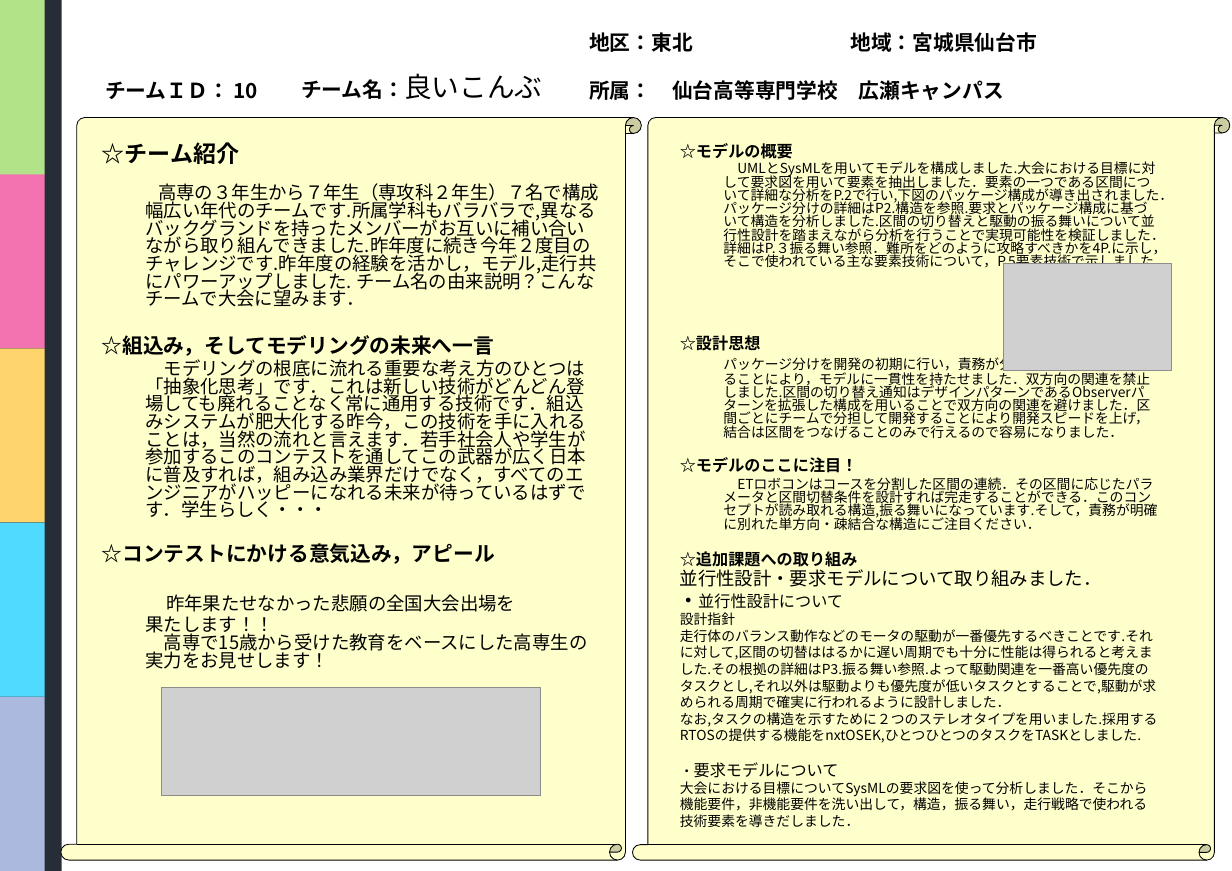
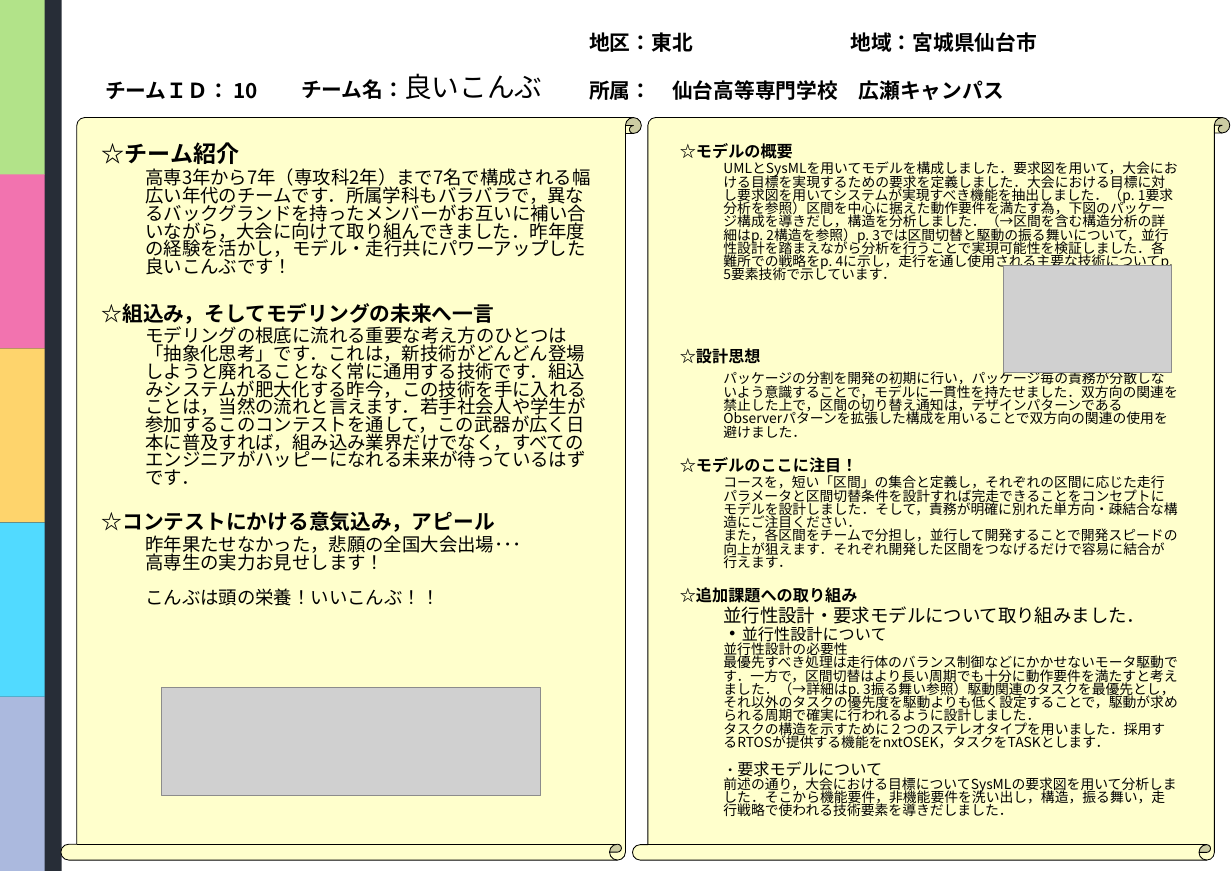
Before and after one commit to class-snct-rikitakelab/e-konbu2012, a slide deck: slide 1 of models/モデルシートHOMMAv3.pptx. Drawn at 1232x871 pixels with LibreOffice and Linux fonts; fonts in the diff are those of the drawing; grey boxes stand for pictures; background and template pictures are left out. Boxes give left, top, right and bottom in pixels: in the first picture for what was removed or moved away, otherwise in the second. Text is boxed around its words. In the diff, an @@ line names an element or a change of style, - is before the commit and + after.

```diff
--- a/models/モデルシートHOMMAv3.pptx
+++ b/models/モデルシートHOMMAv3.pptx
@@ text at (145,168,590,275): text changed @@
-高専の３年生から７年生（専攻科２年生）７名で構成幅広い年代のチームです.所属学科もバラバラで,異なるバックグランドを持ったメンバーがお互いに補い合いながら取り組んできました.昨年度に続き今年２度目のチャレンジです.昨年度の経験を活かし，モデル,走行共にパワーアップしました. チーム名の由来説明？こんなチームで大会に望みます．
+高専3年から7年（専攻科2年）まで7名で構成される幅広い年代のチームです．所属学科もバラバラで，異なるバックグランドを持ったメンバーがお互いに補い合いながら，大会に向けて取り組んできました．昨年度の経験を活かし，モデル・走行共にパワーアップした良いこんぶです！
@@ text at (723,161,1177,280): text changed @@
-UMLとSysMLを用いてモデルを構成しました.大会における目標に対して要求図を用いて要素を抽出しました．要素の一つである区間について詳細な分析をP.2で行い,下図のパッケージ構成が導き出されました．パッケージ分けの詳細はP2.構造を参照.要求とパッケージ構成に基づいて構造を分析しました.区間の切り替えと駆動の振る舞いについて並行性設計を踏まえながら分析を行うことで実現可能性を検証しました．詳細はP.３振る舞い参照．難所をどのように攻略すべきかを4P.に示し，そこで使われている主な要素技術について，P.5要素技術で示しました.
+UMLとSysMLを用いてモデルを構成しました．要求図を用いて，大会における目標を実現するための要求を定義しました．大会における目標に対し要求図を用いてシステムが実現すべき機能を抽出しました．（p. 1要求分析を参照）区間を中心に据えた動作要件を満たす為，下図のパッケージ構成を導きだし，構造を分析しました．（→区間を含む構造分析の詳細はp. 2構造を参照）p. 3では区間切替と駆動の振る舞いについて，並行性設計を踏まえながら分析を行うことで実現可能性を検証しました．各難所での戦略をp. 4に示し，走行を通し使用される主要な技術についてp. 5要素技術で示しています．
@@ text at (145,326,586,485): text changed @@
-モデリングの根底に流れる重要な考え方のひとつは「抽象化思考」です．これは新しい技術がどんどん登場しても廃れることなく常に通用する技術です．組込みシステムが肥大化する昨今，この技術を手に入れることは，当然の流れと言えます．若手社会人や学生が参加するこのコンテストを通してこの武器が広く日本に普及すれば，組み込み業界だけでなく，すべてのエンジニアがハッピーになれる未来が待っているはずです．学生らしく・・・
+モデリングの根底に流れる重要な考え方のひとつは「抽象化思考」です．これは，新技術がどんどん登場しようと廃れることなく常に通用する技術です．組込みシステムが肥大化する昨今，この技術を手に入れることは，当然の流れと言えます．若手社会人や学生が参加するこのコンテストを通して，この武器が広く日本に普及すれば，組み込み業界だけでなく，すべてのエンジニアがハッピーになれる未来が待っているはずです．
@@ text at (723,369,1177,415): text changed @@
-パッケージ分けを開発の初期に行い，責務が分散しないように意識することにより，モデルに一貫性を持たせました．双方向の関連を禁止しました.区間の切り替え通知はデザインパターンであるObserverパターンを拡張した構成を用いることで双方向の関連を避けました．区間ごとにチームで分担して開発することにより開発スピードを上げ，結合は区間をつなげることのみで行えるので容易になりました．
+パッケージの分割を開発の初期に行い，パッケージ毎の責務が分散しないよう意識することで，モデルに一貫性を持たせました．双方向の関連を禁止した上で，区間の切り替え通知は，デザインパターンであるObserverパターンを拡張した構成を用いることで双方向の関連の使用を避けました．
@@ text at (723,475,1177,568): text changed @@
-ETロボコンはコースを分割した区間の連続．その区間に応じたパラメータと区間切替条件を設計すれば完走することができる．このコンセプトが読み取れる構造,振る舞いになっています.そして，責務が明確に別れた単方向・疎結合な構造にご注目ください．
+コースを，短い「区間」の集合と定義し，それぞれの区間に応じた走行パラメータと区間切替条件を設計すれば完走できることをコンセプトにモデルを設計しました．そして，責務が明確に別れた単方向・疎結合な構造にご注目ください．
+また，各区間をチームで分担し，並行して開発することで開発スピードの向上が狙えます．それぞれ開発した区間をつなげるだけで容易に結合が行えます．
@@ text at (145,535,521,606): text changed @@
-昨年果たせなかった悲願の全国大会出場を
-果たします！！
-高専で15歳から受けた教育をベースにした高専生の実力をお見せします！
+昨年果たせなかった，悲願の全国大会出場･･･
+高専生の実力お見せします！
+こんぶは頭の栄養！いいこんぶ！！
@@ text at (723,606,1177,816): text changed @@
-並行性設計・要求モデルについて取り組みました．
-・並行性設計について
-設計指針
-走行体のバランス動作などのモータの駆動が一番優先するべきことです.それに対して,区間の切替ははるかに遅い周期でも十分に性能は得られると考えました.その根拠の詳細はP3.振る舞い参照.よって駆動関連を一番高い優先度のタスクとし,それ以外は駆動よりも優先度が低いタスクとすることで,駆動が求められる周期で確実に行われるように設計しました．
-なお,タスクの構造を示すために２つのステレオタイプを用いました.採用するRTOSの提供する機能をnxtOSEK,ひとつひとつのタスクをTASKとしました.
-・要求モデルについて
-大会における目標についてSysMLの要求図を使って分析しました．そこから機能要件，非機能要件を洗い出して，構造，振る舞い，走行戦略で使われる技術要素を導きだしました．
+並行性設計・要求モデルについて取り組みました．
+・並行性設計について
+並行性設計の必要性
+最優先すべき処理は走行体のバランス制御などにかかせないモータ駆動です．一方で，区間切替はより長い周期でも十分に動作要件を満たすと考えました．（→詳細はp. 3振る舞い参照）駆動関連のタスクを最優先とし，それ以外のタスクの優先度を駆動よりも低く設定することで，駆動が求められる周期で確実に行われるように設計しました．
+タスクの構造を示すために２つのステレオタイプを用いました．採用するRTOSが提供する機能をnxtOSEK，タスクをTASKとします．
+・要求モデルについて
+前述の通り，大会における目標についてSysMLの要求図を用いて分析しました．そこから機能要件，非機能要件を洗い出し，構造，振る舞い，走行戦略で使われる技術要素を導きだしました．
```
Also in this commit, not shown: 5 other slides changed, 4 other files.
